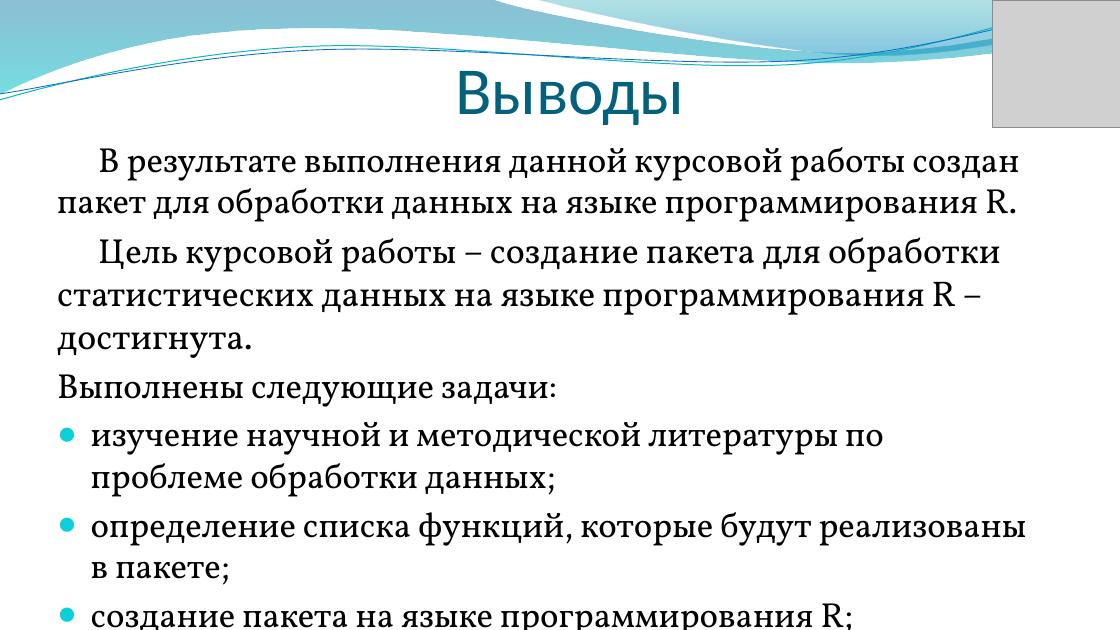
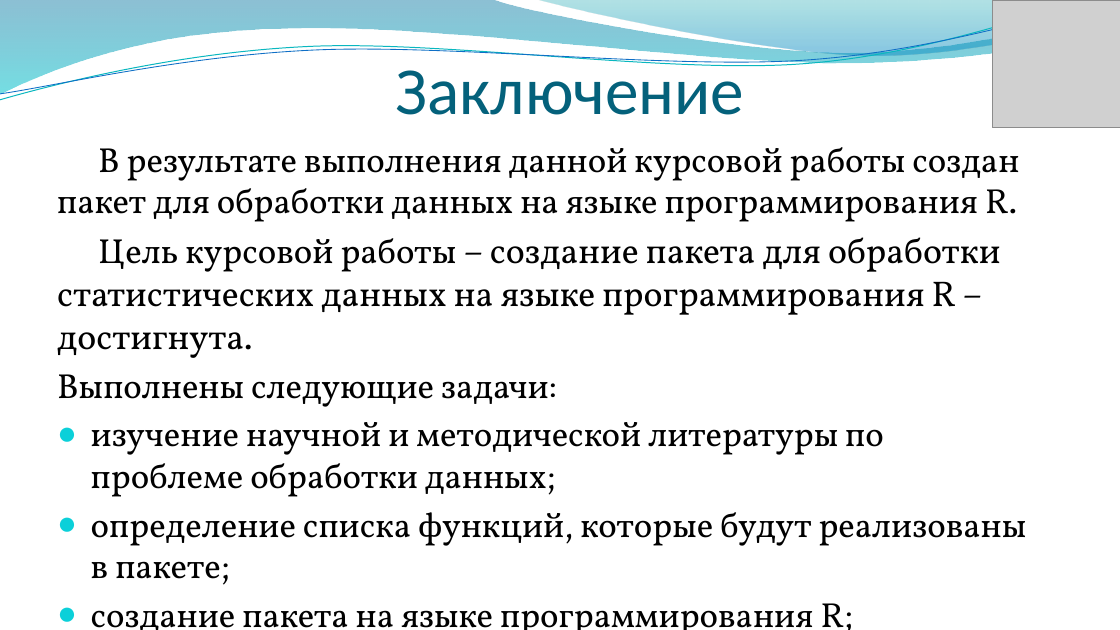
Before and after one commit to Ortem-a/mypackage, a slide deck: slide 13 of Преза_КР.pptx (slide 5 before the commit). Drawn at 1120x630 pixels with LibreOffice and Linux fonts; fonts in the diff are those of the drawing; grey boxes stand for pictures; background and template pictures are left out. Boxes give left, top, right and bottom in pixels: in the first picture for what was removed or moved away, otherwise in the second. Text is boxed around its words. In the diff, an @@ line names an element or a change of style, - is before the commit and + after.

```diff
--- a/Преза_КР.pptx
+++ b/Преза_КР.pptx
@@ title at (396, 58, 744, 115): text changed @@
-Выводы
+Заключение
```
Also in this commit, not shown: 9 slides added, 1 slide removed.
